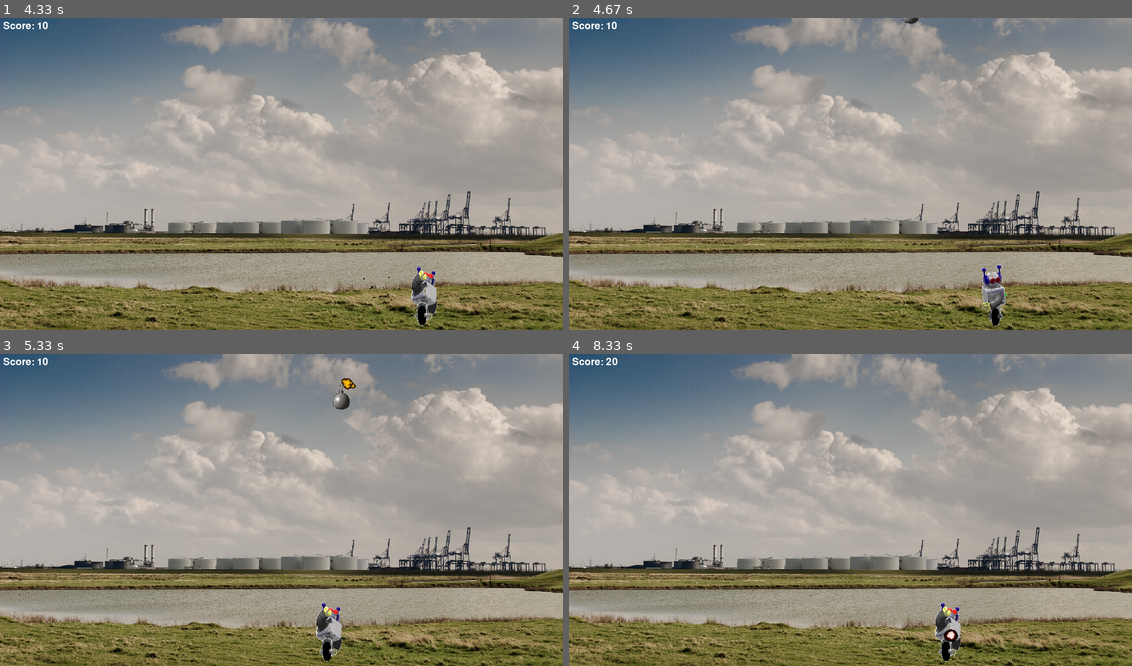
Above: before the commit, frames 1-4 (two rows, left to right).
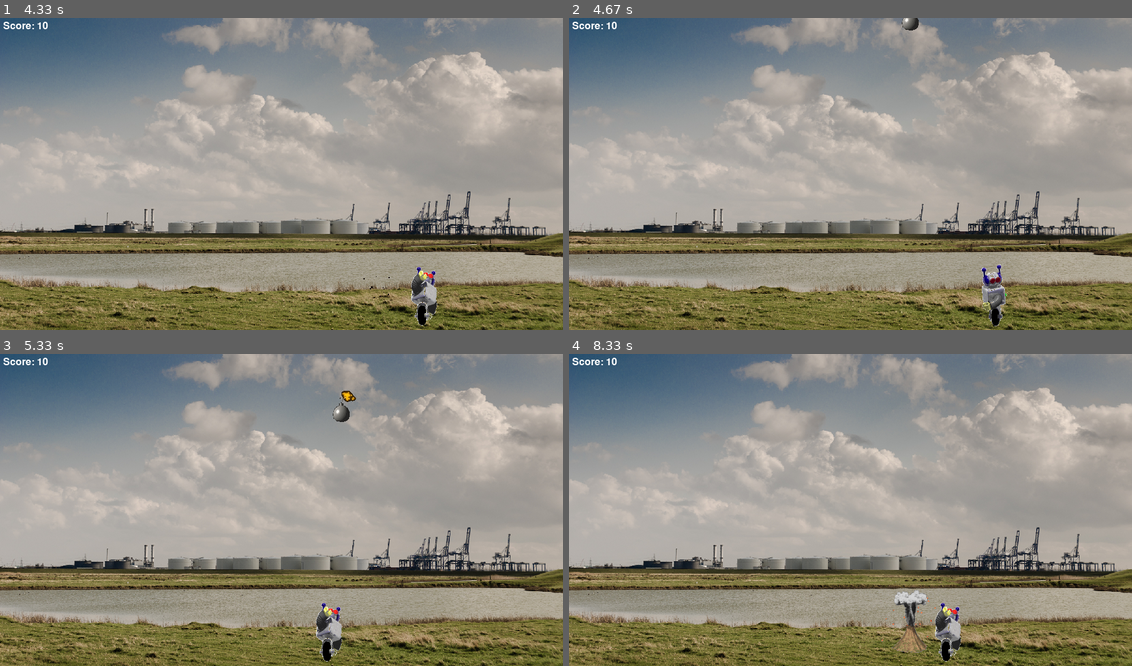
Above: after the commit, the same moments.

Repository: rcastro2/pygameAbstract
Game: pygame game, started from AlienInvasionGame.py
The game is run twice, just before and just after one commit, with the same random seed, the same clock (stepped at 60 frames per second) and the same inputs.
Inputs (mouse positions are in pixels of both pictures, inside the frame that each line leads up to):
- Up to frame 1 (4.33 s): hold Right 0.33-0.8 s; move the mouse to (258, 186) at 0.37 s; hold Right 0.83-1.3 s; hold Left 1.33-1.87 s; hold Left 1.9-2.3 s; hold Right 2.33-2.97 s; hold Left 3-3.47 s; hold Right 3.5-3.97 s; hold Right from 4 s (still down)
- Up to frame 2 (4.67 s): release Right at 4.47 s; hold Left from 4.5 s (still down)
- Up to frame 3 (5.33 s): release Left at 5.03 s; hold Left from 5.07 s (still down)
- Up to frame 4 (8.33 s): release Left at 5.47 s; hold Right 5.5-6.13 s; hold Left 6.17-6.63 s; hold Right 6.67-7.13 s; hold Right 7.17-7.63 s; hold Left 7.67-8.2 s; hold Left from 8.23 s (still down)

Frame 1 is identical in both runs. In frame 2, less than 0.1% of the frame differs, in the area x 59-63%, y 0-4%; in frame 3, 0.3%; in frame 4, 0.7%, in the area x 6-70%, y 1-96%.

Commit message:
Minor changes to AlienInvasion example
Added speed up of bombs when one is successfully destroyed.  Games ends
when 10 volcanoes erupt.

Diff:
--- a/AlienInvasionGame.py
+++ b/AlienInvasionGame.py
@@ -14,7 +14,8 @@
 volcanos = []
 bomb = Animation("images\\bomb\\bomb ",6,4,game)
 bomb.moveTo(randint(100,800),-100)
-bomb.setSpeed(180,2)
+speed = 2
+bomb.setSpeed(180,speed)
 
 while not game.over:
     game.processInput()
@@ -35,12 +36,17 @@
         explosion.makeVisible(True)
         game.increaseScore(10)
         bomb.moveTo(randint(100,800),-100)
+        speed += 0.25
+        bomb.setSpeed(180,speed)
 
     if bomb.bottom > game.height - 50:
         volcanos.append(Animation("images\\volcano\\volcano ",8,2,game))
         volcanos[len(volcanos)-1].moveTo(bomb.x,bomb.y)
         bomb.moveTo(randint(100,800),-100)
 
+    if len(volcanos) >= 10:
+        game.over = True
+
     game.displayScore()
     game.update(60)
 game.quit()
--- a/gamelib.py
+++ b/gamelib.py
@@ -23,8 +23,10 @@
         font = pygame.font.Font(None,24)
         text = font.render(msg,True,c)
         self.screen.blit(text,[x,y])
+
     def displayScore(self,x=5,y=5,c=(255,255,255)):
         self.drawText("Score: " + str(self.score),x,y,c)
+
     def displayTime(self,x=0,y=0,c=(255,255,255)):
         self.drawText("Time: " + str(int(self.time)),x,y,c)
 
